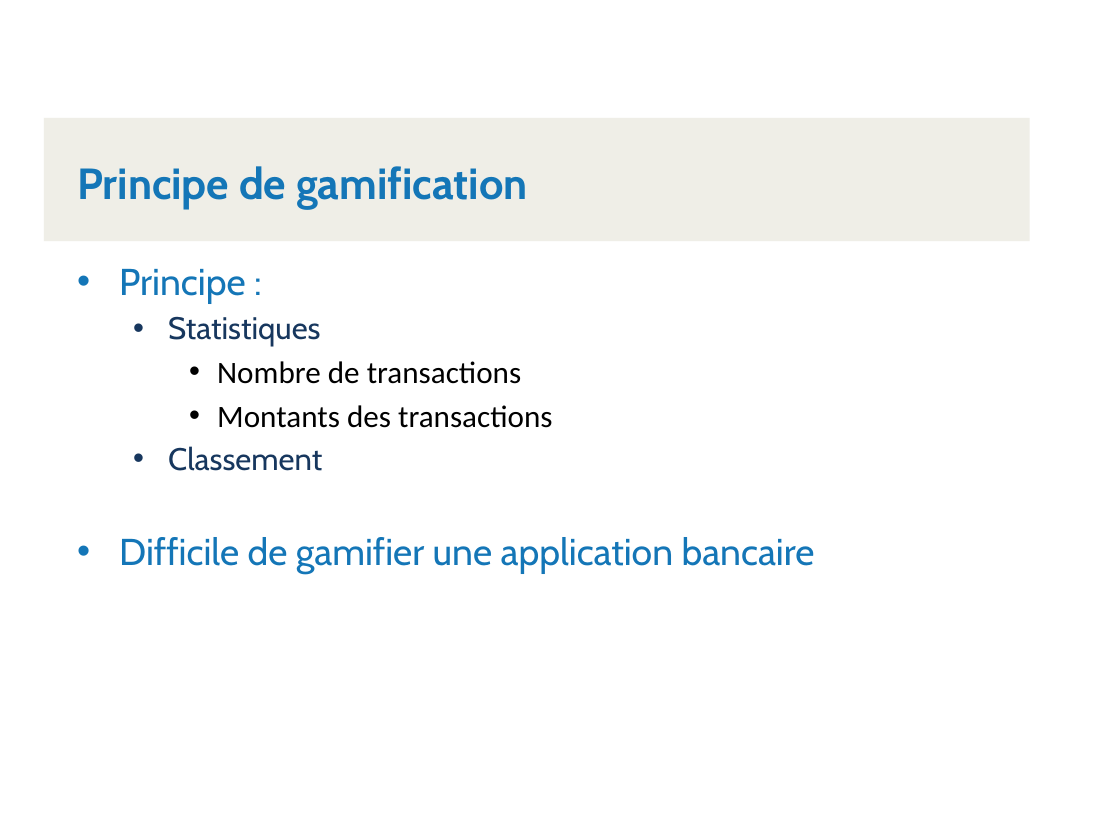
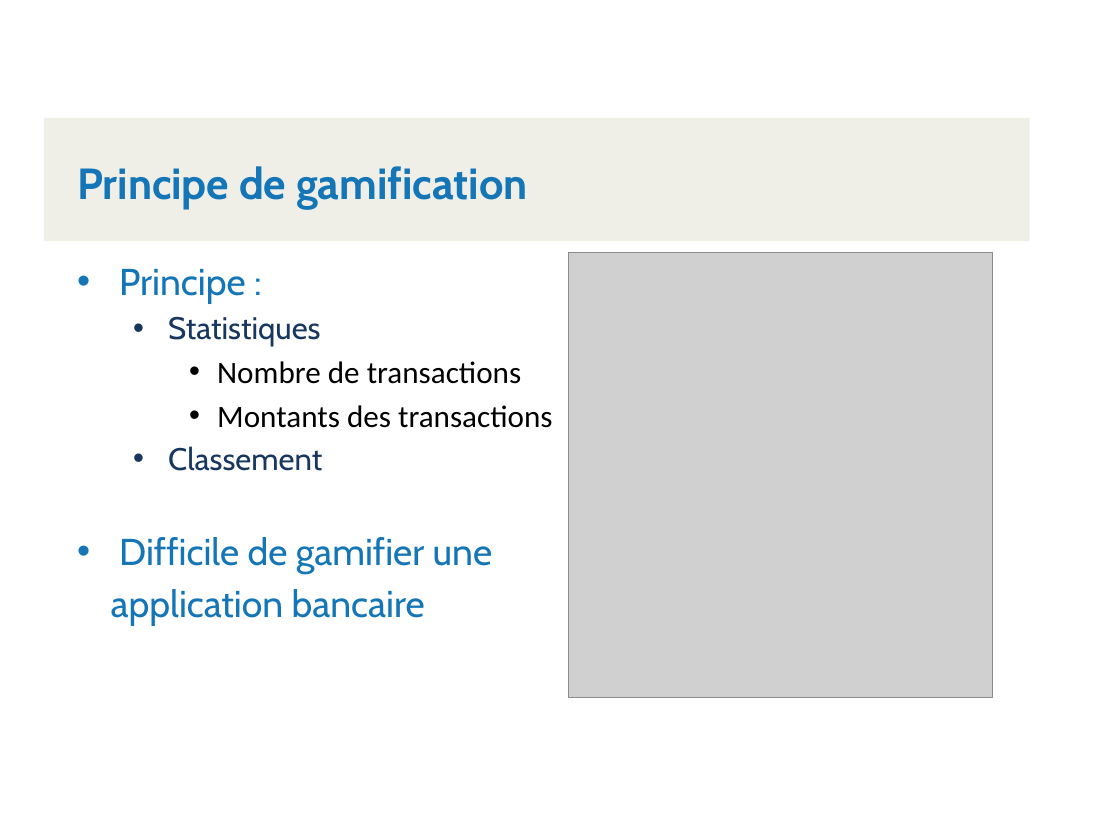
Before and after one commit to Kboris20/ProjetTechno, a slide deck: slide 19 of Présentation/PresentationClientsComptes-KlettGutierrezVoirolSchneider.pptx (slide 11 before the commit). Drawn at 1120x840 pixels with LibreOffice and Linux fonts; fonts in the diff are those of the drawing; grey boxes stand for pictures; background and template pictures are left out. Boxes give left, top, right and bottom in pixels: in the first picture for what was removed or moved away, otherwise in the second. Text is boxed around its words. In the diff, an @@ line names an element or a change of style, - is before the commit and + after.

```diff
--- a/Présentation/PresentationClientsComptes-KlettGutierrezVoirolSchneider.pptx
+++ b/Présentation/PresentationClientsComptes-KlettGutierrezVoirolSchneider.pptx
@@ picture added at (569, 252, 992, 698) @@
@@ text at (111, 537, 493, 625): text changed @@
-• Difficile de gamifier une application bancaire
+• Difficile de gamifier une
+application bancaire
```
Also in this commit, not shown: 8 slides added.
